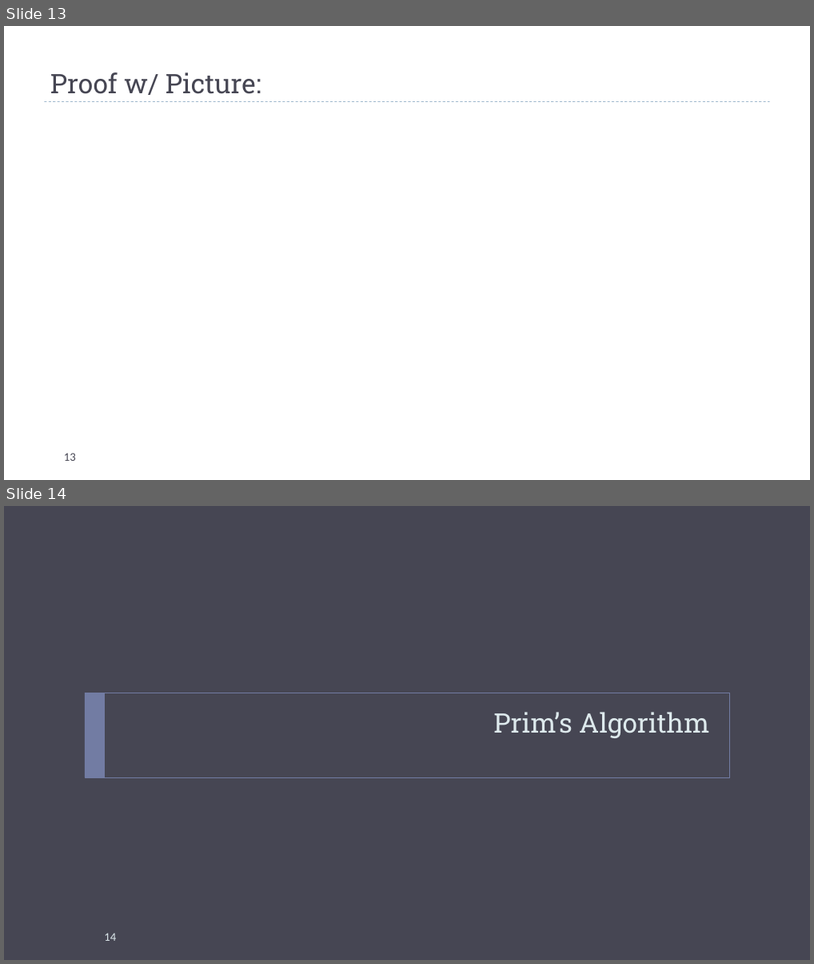
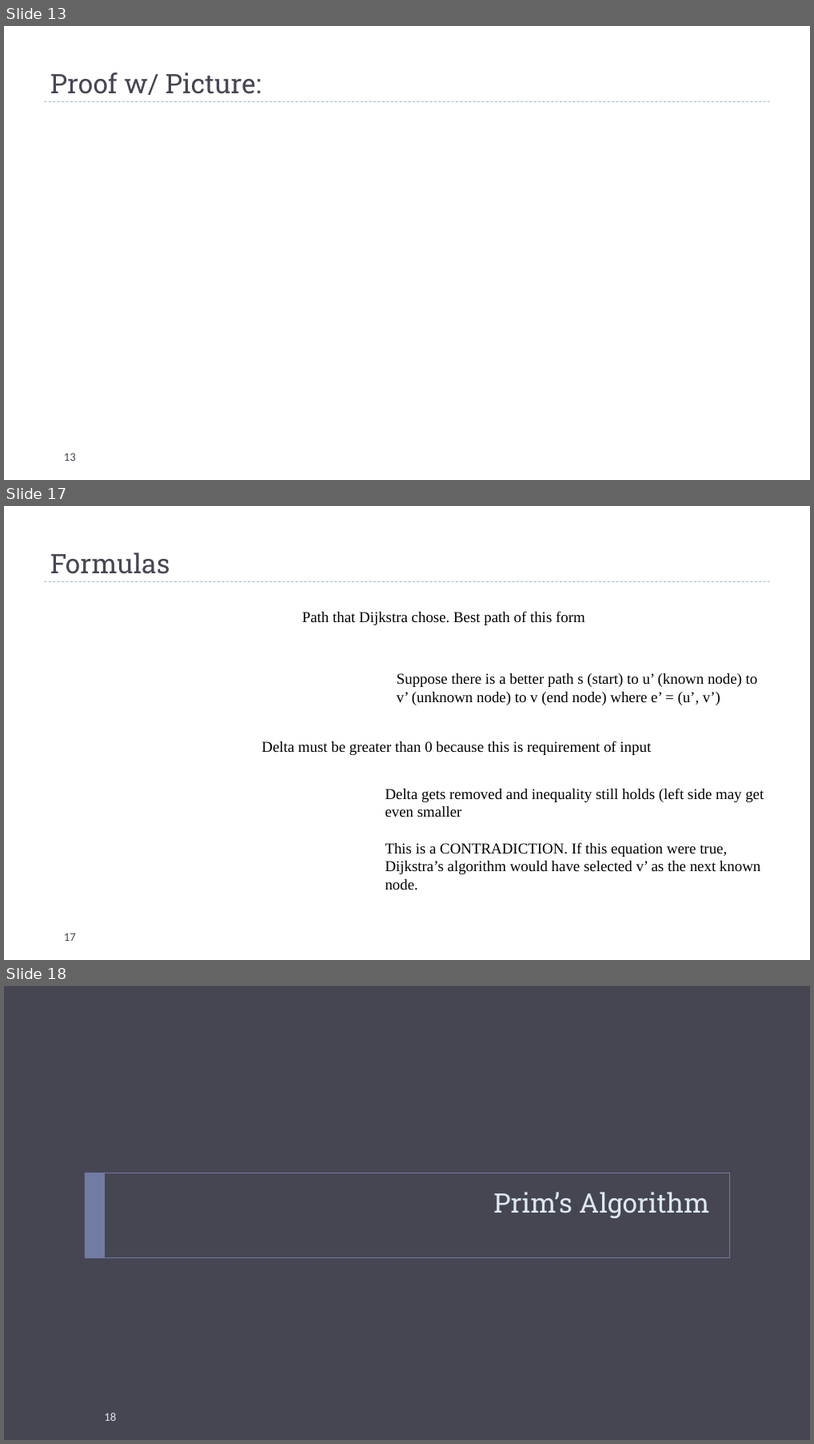
Before and after one commit to markfloryan/dsa2, a slide deck: slides/02-DijkstraAndPrim.pptx. Shown one above the other, each under a label of ours: slides 13 and 14 before the commit, slides 13, 17 and 18 after it; the slides between them are not shown. The pictures are 814x964 and 814x1444 pixels, drawn with LibreOffice and Linux fonts; fonts in the diff are those of the drawing; grey boxes stand for pictures. Boxes give left, top, right and bottom in pixels: in the first picture for what was removed or moved away, otherwise in the second. Text is boxed around its words. In the diff, an @@ line names an element or a change of style, - is before the commit and + after.

```diff
--- a/slides/02-DijkstraAndPrim.pptx
+++ b/slides/02-DijkstraAndPrim.pptx
@@ slide 17 added at [4,506,810,960], background #FFFFFF; not listed: 1 template element that a slide beside it also shows @@
@@ title added at [50,552,170,574], 32 pt, text #464653 @@
+Formulas
@@ text added at [302,611,586,625], 18 pt, text #000000 @@
+Path that Dijkstra chose. Best path of this form
@@ text added at [397,673,758,705], 18 pt, text #000000 @@
+Suppose there is a better path s (start) to u’ (known node) to v’ (unknown node) to v (end node) where e’ = (u’, v’)
@@ text added at [262,740,651,755], 18 pt, text #000000 @@
+Delta must be greater than 0 because this is requirement of input
@@ text added at [386,788,764,890], 18 pt, text #000000 @@
+Delta gets removed and inequality still holds (left side may get even smaller
+This is a CONTRADICTION. If this equation were true, Dijkstra’s algorithm would have selected v’ as the next known node.
@@ page number added at [64,932,76,940], 14 pt, text #464653 @@
+17
@@ what was slide 14 is now slide 18 @@
@@ page number at [104,1412,116,1420]: text changed @@
-14
+18
```
Also in this commit, not shown: 3 other slides added, 4 other files.
